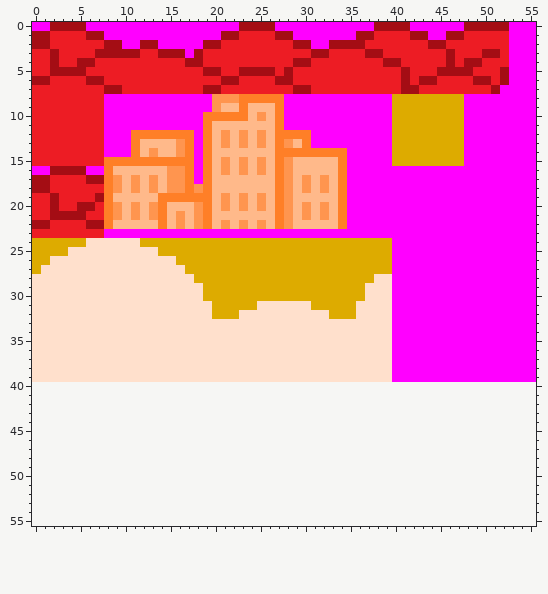
Pixel-art sprite, stored at assets/background_dusk.png. This is how it looked before the edit.
The file is 56x40 pixels. The old version is drawn lined up with the new one, on the new canvas.
And afterwards:
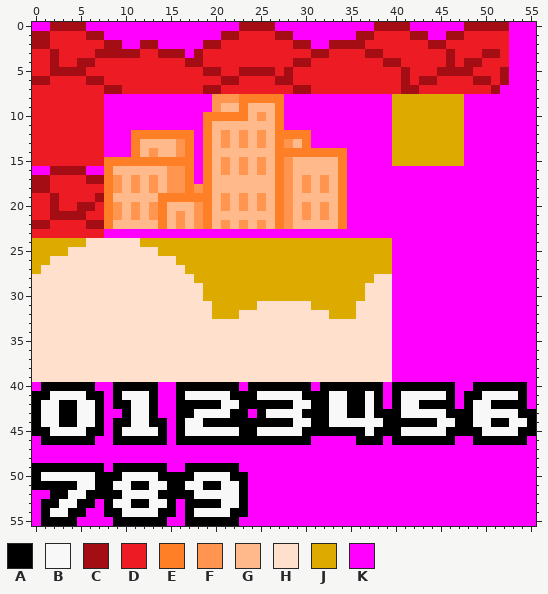
Palette (. is transparent): A #000000  B #f8f8f8  C #a40d14  D #ed1c24  E #ff7f27  F #ff954f  G #ffb98a  H #ffe0cc  J #ddab00  K #ff00ff
Changes in this commit:
canvas 56x40 -> 56x56
The author put colour A in row 40 at x 1 to 6, 9 to 13, 16 to 22, 24 to 30, 32 to 38, 40 to 46 and 49 to 54; in row 41 at x 0 to 1, 6 to 7, 9, 13, 16, 22 to 24, 30 to 32, 35 to 36, 38, 40, 46, 48 to 49 and 54; in row 42 at x 0, 3 to 4, 7, 9 to 10, 13, 16 to 20, 23 to 28, 31 to 32, 35 to 36, 38, 40, 43 to 46, 48 and 51 to 54; in row 43 at x 0, 3 to 4, 7, 10, 13, 16 to 17, 22 to 23, 25, 30 to 32, 35 to 36, 38 to 40, 46 to 48 and 54 to 55; in row 44 at x 0, 3 to 4, 7, 9 to 10, 13 to 14, 16, 19 to 28, 31 to 32, 39 to 44, 47 to 48, 51 to 52 and 55; in row 45 at x 0 to 1, 6 to 7, 9, 14, 16, 23 to 24, 30 to 36, 38 to 40, 46 to 49 and 54 to 55.
The author put colour A in row 46 at x 1 to 6, 9 to 14, 16 to 30, 36 to 38, 40 to 46 and 49 to 54; in row 49 at x 0 to 7, 9 to 14 and 17 to 22; in row 50 at x 0, 7 to 9, 14 to 17 and 22 to 23; in row 51 at x 0 to 4, 7 to 8, 11 to 12, 15 to 16, 19 to 20 and 23; in row 52 at x 2 to 3, 6 to 9, 14 to 17 and 23; in row 53 at x 1 to 2, 5 to 6, 8, 11 to 12, 15, 17 to 20 and 23.
The author put colour A in row 54 at x 1, 4 to 5, 8 to 9, 14 to 15, 17 and 22 to 23; in row 55 at x 1 to 4, 9 to 14 and 17 to 22.
The author put colour B in row 41 at x 2 to 5, 10 to 12, 17 to 21, 25 to 29, 33 to 34, 37, 41 to 45 and 50 to 53; in row 42 at x 1 to 2, 5 to 6, 11 to 12, 21 to 22, 29 to 30, 33 to 34, 37, 41 to 42 and 49 to 50; in row 43 at x 1 to 2, 5 to 6, 11 to 12, 18 to 21, 26 to 29, 33 to 34, 37, 41 to 45 and 49 to 53; in row 44 at x 1 to 2, 5 to 6, 11 to 12, 17 to 18, 29 to 30, 33 to 38, 45 to 46, 49 to 50 and 53 to 54; in row 45 at x 2 to 5, 10 to 13, 17 to 22, 25 to 29, 37, 41 to 45 and 50 to 53; in row 50 at x 1 to 6, 10 to 13 and 18 to 21.
The author put colour B in row 51 at x 5 to 6, 9 to 10, 13 to 14, 17 to 18 and 21 to 22; in row 52 at x 4 to 5, 10 to 13 and 18 to 22; in row 53 at x 3 to 4, 9 to 10, 13 to 14 and 21 to 22; in row 54 at x 2 to 3, 10 to 13 and 18 to 21.
The author put colour K in row 40 at x 0, 7 to 8, 14 to 15, 23, 31, 39, 47 to 48 and 55; in rows 41 to 42 at x 8, 14 to 15, 39, 47 and 55; in row 43 at x 8 to 9, 14 to 15 and 24; in rows 44 to 45 at x 8 and 15; in row 46 at x 0, 7 to 8, 15, 31 to 35, 39, 47 to 48 and 55; in rows 47 to 48 at x 0 to 55.
The author put colour K in row 49 at x 8, 15 to 16 and 23 to 55; in rows 50 to 51 at x 24 to 55; in row 52 at x 0 to 1 and 24 to 55; in row 53 at x 0, 7, 16 and 24 to 55; in row 54 at x 0, 6 to 7, 16 and 24 to 55; in row 55 at x 0, 5 to 8, 15 to 16 and 23 to 55.
Changed places in both pictures, as pixel boxes (x1, y1, x2, y2):
added: (32, 382, 536, 526)
